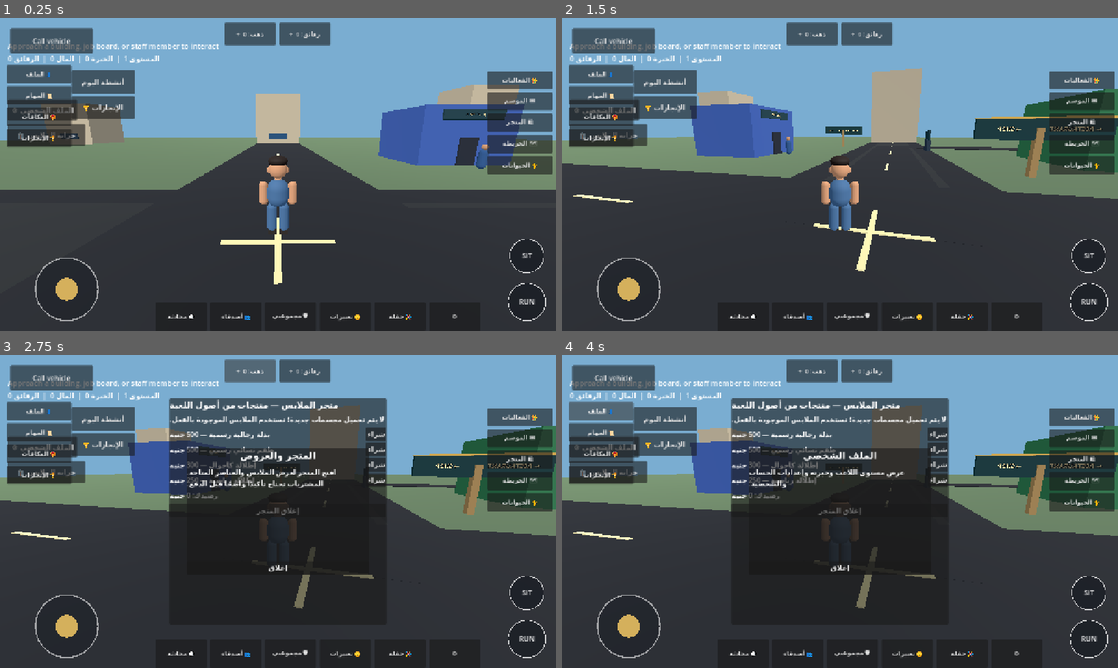
Above: before the commit, frames 1-4 (two rows, left to right).
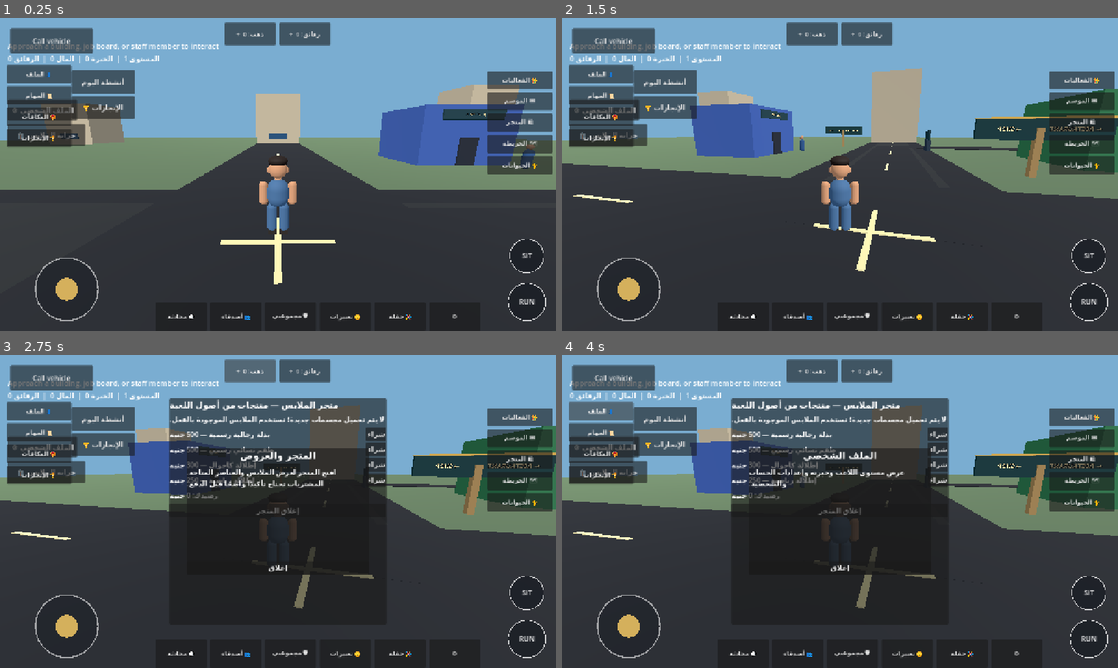
Above: after the commit, the same moments.

Repository: gamalalaraby1988-dotcom/King-Egypt-
Game: Godot game, scene res://scenes/main.tscn
Two runs of this game, one before a commit and one after it. Both use one fixed random seed, a clock stepped at 60 frames per second and the inputs below.
Inputs (mouse positions are in pixels of both pictures, inside the frame that each line leads up to):
- Up to frame 1 (0.25 s): no input
- Up to frame 2 (1.5 s): tap Enter at 0.5 s; move the mouse to (962, 158) at 0.52 s; hold D (move_right) 0.53-1.25 s; hold Shift (sprint) 0.53-1.25 s; click (962, 158) at 0.67 s; drag from (728, 190) to (812, 237) at 1.27 s
- Up to frame 3 (2.75 s): click "ذهب: 0 +" at 2 s
- Up to frame 4 (4 s): click "رقائق: 0 +" at 2.75 s; click "👤 الملف" at 3.5 s

The runs differ from the first frame. In frame 1, 0.2% of the frame differs, in the area x 85-97%, y 40-49%; in frame 2, less than 0.1%; in frame 3, less than 0.1%; in frame 4, less than 0.1%.

Commit message:
Move service staff beside entrances to keep signs and doors visible

Diff:
--- a/scripts/main.gd
+++ b/scripts/main.gd
@@ -555,9 +555,9 @@
 	_create_job_board("وظيفة التوصيل", "توصيل طلب إلى نقطة الاستلام المحددة في المدينة.", Vector3(24, 0, 4.5), Vector3(0, 0, 9.5), 180, 0, 30, "courier_delivery")
 	_create_job_board("مرشد المدينة", "اذهب إلى نقطة المعلم السياحي وساعد الزائرين على اكتشاف المدينة.", Vector3(-24, 0, 4.5), Vector3(0, 0, -18.5), 220, 1, 40, "city_guide")
 	_create_job_board("عامل صيانة", "توجّه إلى موقع الصيانة المحدد وأكمل جولة الفحص الميدانية.", Vector3(4.5, 0, 24), Vector3(9.5, 0, 0), 250, 0, 45, "city_maintenance", PI / 2.0)
-	_create_service_staff("صاحب المتجر", "صاحب محل", "أهلًا بك! يمكنني مساعدتك في احتياجاتك ومشترياتك من المتجر.", Vector3(16, 0, 21))
-	_create_service_staff("موظف المطعم", "موظف", "مرحبًا! أستقبل طلبات المطعم وأساعدك في أنشطة التوصيل.", Vector3(-16, 0, 21))
-	_create_service_staff("موظف مركز التوظيف", "موظف", "أهلًا بك! يمكنك مراجعة الوظائف المتاحة وشروطها هنا.", Vector3(16, 0, -11))
+	_create_service_staff("صاحب المتجر", "صاحب محل", "أهلًا بك! يمكنني مساعدتك في احتياجاتك ومشترياتك من المتجر.", Vector3(19.5, 0, 21))
+	_create_service_staff("موظف المطعم", "موظف", "مرحبًا! أستقبل طلبات المطعم وأساعدك في أنشطة التوصيل.", Vector3(-12.5, 0, 21))
+	_create_service_staff("موظف مركز التوظيف", "موظف", "أهلًا بك! يمكنك مراجعة الوظائف المتاحة وشروطها هنا.", Vector3(19.5, 0, -11))
 
 func _add_functional_building(manager: Node, title: String, mission: String, description: String, pos: Vector3, color: Color, reward: int, chips_reward: int, level: int) -> void:
 	var building := Node3D.new()
